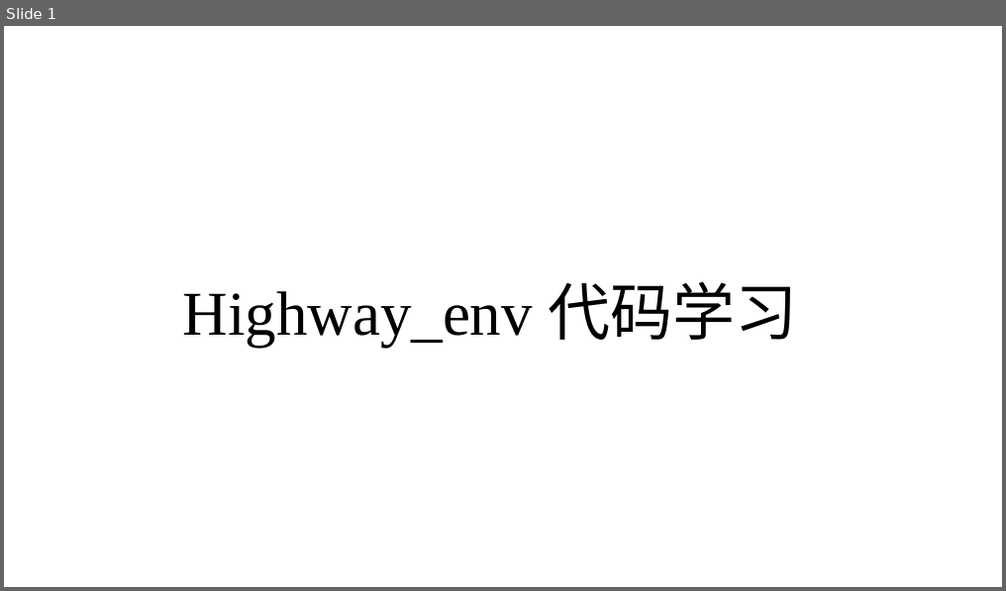
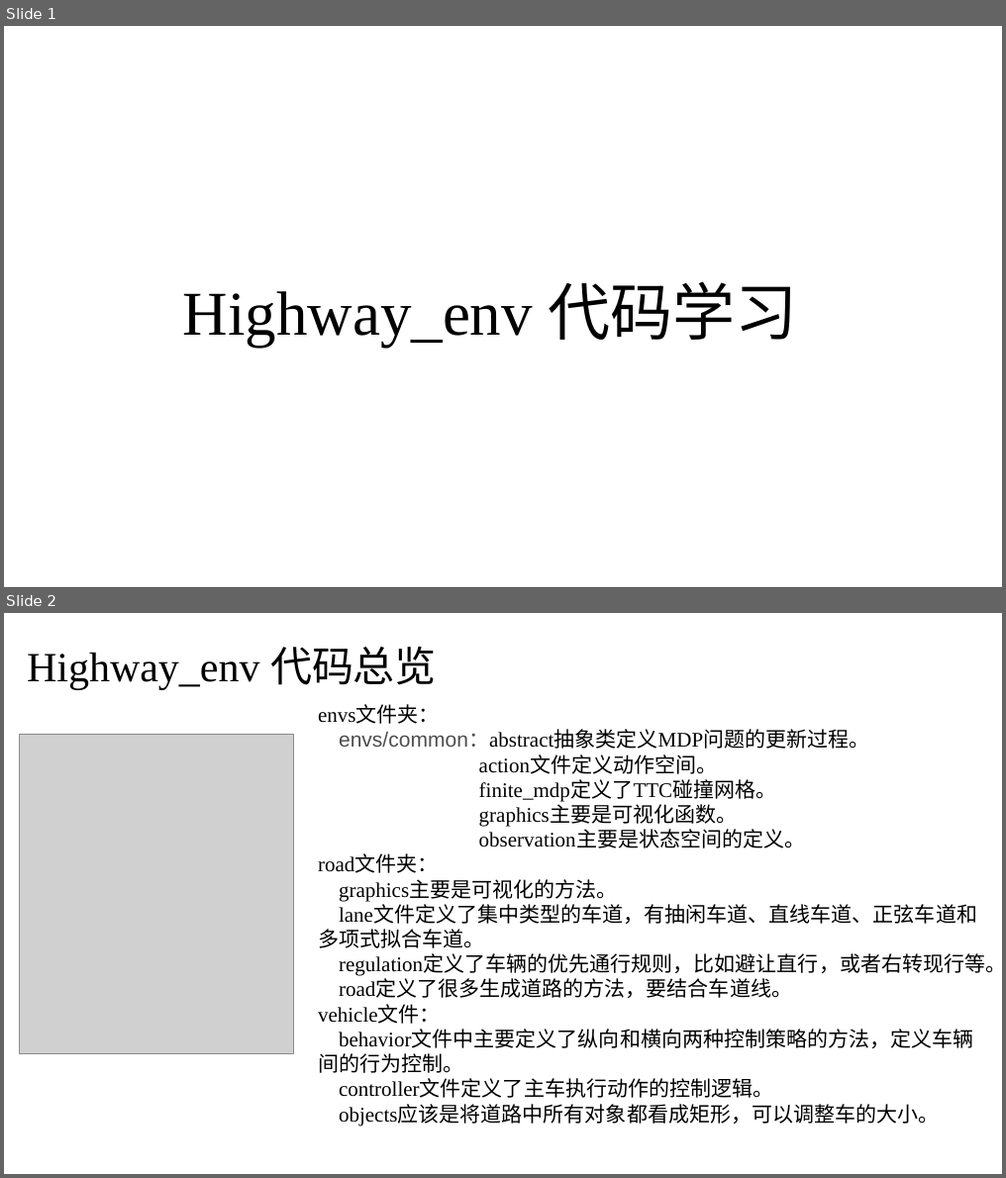
Before and after one commit to QinCheng0928/RL, a slide deck: Highway_env代码学习.pptx. Shown one above the other, each under a label of ours: slide 1 before the commit, slides 1 and 2 after it. The pictures are 1006x591 and 1006x1178 pixels, drawn with LibreOffice and Linux fonts; fonts in the diff are those of the drawing; grey boxes stand for pictures. Boxes give left, top, right and bottom in pixels: in the first picture for what was removed or moved away, otherwise in the second. Text is boxed around its words. In the diff, an @@ line names an element or a change of style, - is before the commit and + after.

Commit message:
给出Highway_env 代码总览

```diff
--- a/Highway_env代码学习.pptx
+++ b/Highway_env代码学习.pptx
@@ slide 2 added at bbox=[4, 613, 1002, 1174], background #FFFFFF @@
@@ text added at bbox=[27, 647, 437, 689], 40 pt, text #000000 @@
+Highway_env 代码总览
@@ text added at bbox=[318, 706, 1002, 1126], 20 pt, text #000000 @@
+envs文件夹：
+envs/common：abstract抽象类定义MDP问题的更新过程。
+action文件定义动作空间。
+finite_mdp定义了TTC碰撞网格。
+graphics主要是可视化函数。
+observation主要是状态空间的定义。
+road文件夹：
+graphics主要是可视化的方法。
+lane文件定义了集中类型的车道，有抽闲车道、直线车道、正弦车道和多项式拟合车道。
+regulation定义了车辆的优先通行规则，比如避让直行，或者右转现行等。
+road定义了很多生成道路的方法，要结合车道线。
+vehicle文件：
+behavior文件中主要定义了纵向和横向两种控制策略的方法，定义车辆间的行为控制。
+controller文件定义了主车执行动作的控制逻辑。
+objects应该是将道路中所有对象都看成矩形，可以调整车的大小。
@@ picture added at bbox=[20, 734, 294, 1054] @@
```
